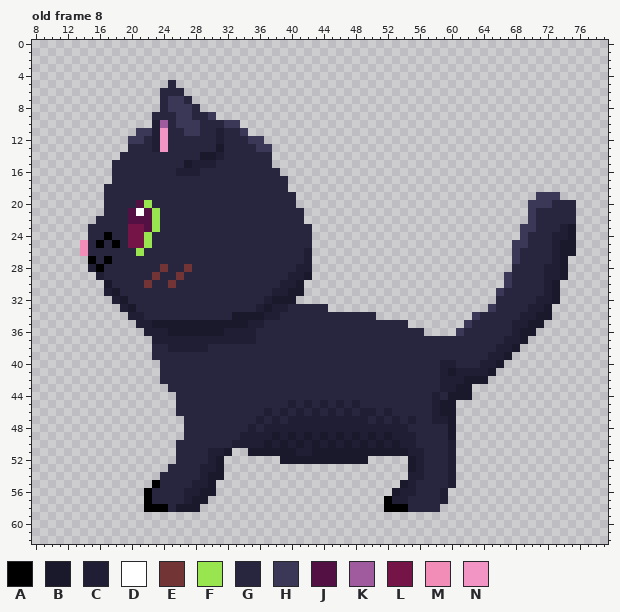
Pixel-art file, stored at assets/makkuro_sprite.aseprite. The picture above is the old version.
111x63 pixels, 8 frames. Colours within 5 levels of each other are drawn and written as one. Shown: old frame 8: x 8..79, y 0..62. The commit also changed other frames, which this record leaves out.
Palette (. is transparent): A #000000  B #1a192c  C #201e35  D #ffffff  E #723434  F #99e550  G #28263e  H #3a3757  J #521142  K #9f5b9d  L #751447  M #f18db6  N #f294c4
Pixels before, old frame 8 (only the part around the change), first column x 8:
 0 ........................................................................
 1 ........................................................................
 2 ........................................................................
 3 ........................................................................
 4 ........................................................................
 5 .................G......................................................
 6 ................GGG.....................................................
 7 ................GHHG....................................................
 8 ................GHHHG...................................................
 9 ...............GGGHHGGH.................................................
10 ...............CKGHHHGGGHH..............................................
11 .............HHCNGGHHGGCGGH.............................................
12 ............HHGCNGGGGGGCGGGHH...........................................
13 ............GGGCNGGGGGGBGGGGHH..........................................
14 ...........GGGGGGGGGGBBCGGGGGG..........................................
15 ..........GGGGGGGGGBCCCGGGGGGG..........................................
16 ..........GGGGGGGGCCCGGGGGGGGGG.........................................
17 ..........GGGGGGGGGGGGGGGGGGGGGG........................................
18 .........GGGGGGGGGGGGGGGGGGGGGGG........................................
19 .........GGGGGGGGGGGGGGGGGGGGGGGG..............................HHH......
20 .........GGGGJFGGGGGGGGGGGGGGGGGG.............................HHHGGG....
21 .........GGGJDJFGGGGGGGGGGGGGGGGGG............................HGGGGG....
22 ........GGGGJJJFGGGGGGGGGGGGGGGGGG............................HGGGGG....
23 .......GGGGGLLJFGGGGGGGGGGGGGGGGGGG..........................HHGGGCB....
24 .......GGAGGLLFGGGGGGGGGGGGGGGGGGGG..........................HGGGCCB....
25 ......MGAGAGLLFGGGGGGGGGGGGGGGGGGGG.........................HHGGGCBB....
26 ......MGGGGGGFGGGGGGGGGGGGGGGGGGGGC.........................HGGGGCBB....
27 .......AGAGGGGGGGGGGGGGGGGGGGGGGGGC.........................HGGGGCB.....
28 .......CAGGGGGGGEGGEGGGGGGGGGGGGGCC.........................GGGGCCB.....
29 ........CGGGGGGEGGEGGGGGGGGGGGGGCCB........................HGGGGCCB.....
30 .........BGGGGEGGEGGGGGGGGGGGGGCCB.........................HGGGGCB......
31 .........CBGGGGGGGGGGGGGGGGGGGCCBB........................HGGGGGCB......
32 ..........CBGGGGGGGGGGGGGGGGGCBBB.........................GGGGGCCB......
33 ...........CBGGGGGGGGGGGGGGGCBCCGGGGG....................HGGGGCCB.......
34 ............CCGGGGGGGGGGGBBBBCCGGGGGGGGGGGG............HGGGGGCCBB.......
35 .............CCBBBBBBBBBBBBCCGGGGGGGGGGGGGGGGGG.......HGGGGGCCBB........
36 ..............CCCBBBBBBBCCCCGGGGGGGGGGGGGGGGGGGGG....HGGGGGGCBB.........
37 ...............CCCCCCCCCCCCCGGGGGGGGGGGGGGGGGGGGGGGGGGGGGGGCCB..........
38 ...............GGCCCCCGGGGGGGGGGGGGGGGGGGGGGGGGGGGGGGGGGGGCCB...........
39 ...............GGGGGGGGGGGGGGGGGGGGGGGGGGGGGGGGGGGGGGGGGGCCB............
40 ................GGGGGGGGGGGGGGGGGGGGGGGGGGGGGGGGGGGCCGGGCCB.............
41 ................GGGGGGGGGGGGGGGGGGGGGGGGGGGGGGGGGGGCBCCCCB..............
42 ................GGGGGGGGGGGGGGGGGGGGGGGGGGGGGGGGGGGCCCBBB...............
43 .................GGGGGGGGGGGGGGGGGGGGGGGGGGGGGGGGGGCCBB.................
44 ..................GGGGGGGGGGGGGGGGGGGGGGGGGGGGGGGGCGBBB.................
45 ..................GGGGGGGGGGGGGGCGCGCGCGCGGGGGGGGGCBB...................
46 ..................GGGGGGGGGGGCGCGCGCGCGCGCCGCGGGGGCBB...................
47 ...................GGGGGGGGGCGCGCCCCCCCCCCGCGCGCGGCCB...................
48 ...................GGGGGGGGCGCCCCCCCCCCCCCCCCCCGGGGGB...................
49 ...................GGGGGGGCCCCBCBCBCBCBCBCBCBCCCGGGGB...................
50 ..................GGGGGGGCCCCBCBCBCBCBCBCBCBCBCCGGGGC...................
51 ..................GGGGCCB..BBBBBBCCBBBBBBBBBBBBCCGGGC...................
52 ..................GGGGCB.......BBBBBBBBBBB.....BCGGGC...................
53 .................GGGGCCB.......................BCGGGC...................
54 ................GGGGGCBB.......................CCGGGC...................
55 ...............AGGGGCCB.......................BCGGGGC...................
56 ..............AGGGGCCBB......................BCCGGGC....................
57 ..............AGGGGCBB......................ACCGGGGC....................
58 ..............AAAGBBB.......................AAAGGGG.....................
59 ........................................................................
60 ........................................................................
61 ........................................................................
62 ........................................................................
Once edited:
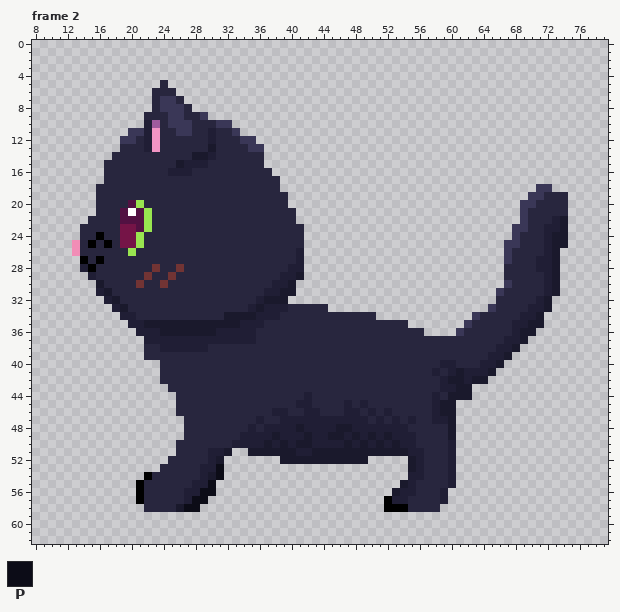
Colours new in this view: P #0c0c17
A new or re-ordered frame is compared with the old frame closest to it.
Edits made:
layer "spinwalk" now hidden
layer "walk" added
frames re-ordered
Changed rows in their new state; - is an unchanged pixel.
Frame 2 against old frame 8:
first column x 13:
 5 -----------G.--------------------------------------------------
 6 ----------G--.-------------------------------------------------
 7 ----------GH-G.------------------------------------------------
 8 ----------GH--G.-----------------------------------------------
 9 ---------G--H-G-H.---------------------------------------------
10 ---------CKGH--G--H-.------------------------------------------
11 -------H-CNG-H-G-CG-H.-----------------------------------------
12 ------H-GCNG-----CG--H-.---------------------------------------
13 ------G--CNG-----BG---H-.--------------------------------------
14 -----G---------B-CG-----.--------------------------------------
15 ----G--------BC--G------.--------------------------------------
16 ----G-------C--G---------.-------------------------------------
17 ----G---------------------.------------------------------------
18 ---G----------------------.-------------------------------HH---
19 ---G-----------------------.-----------------------------H-GGG-
20 ---G---JFG-----------------.----------------------------H-GG--.
21 ---G--JDJFG-----------------.---------------------------HG----.
22 --G---J--FG-----------------.---------------------------HG--CB.
23 -G----L-JFG------------------.-------------------------H-G-CCB.
24 -G-AG-L-FG-------------------.-------------------------HG--CBB.
25 MGAGAGL-FG-------------------.------------------------H-G--CB-.
26 MG-----FG-------------------C.------------------------HG---CB..
27 -AGAG-----------------------C.------------------------HG--CCB.-
28 -CAG------EG-EG------------C-.------------------------G---C-B.-
29 --CG-----EG-EG------------C-B.------------------------G-----B.-
30 ---BG---EG-EG------------C-B.----------------------------------
31 ---CBG------------------C-B-.----------------------------------
32 ----CBG----------------CB--.-------------------------------B.--
33 -----CBG--------------CBC--------------------------------------
34 ------C-G----------B---C-----------------------------------.---
35 -------C-B-----------C-----------------------------------------
36 --------C--B------C--------------------------------------------
37 ---------C-----------------------------------------------------
38 ---------G-C---------------------------------------------------
39 ---------G-----------------------------------------------------
41 ---------------------------------------------CGCB--------------
42 -----------------------------------------------BBC-------------
44 -----------------------------C---------------------------------
45 ---------------------------GC--G-GCGC--------------------------
46 ------------------------GC--GC--G--CG--------------------------
47 -------------------------GC------------------------------------
48 ----------------------------B----BB----------------------------
49 ---------------------------C---CB------------------------------
50 -----------------------------BC-C------------------------------
52 ------------G--------------------------------------------------
53 -----------G------P--------------------------------------------
54 ---------AG-------P--------------------------------------------
55 --------AGG------P---------------------------------------------
56 --------AG------PP---------------------------------------------
57 --------AG-----PP----------------------------------------------
58 ---------GGG--PP-----------------------------------------------
Pixel boxes of the changes (left, top, right, bottom) in both pictures:
changed: (72, 80, 312, 360)
changed: (504, 184, 576, 320)
changed: (432, 368, 472, 384)
changed: (264, 392, 368, 448)
changed: (136, 456, 224, 512)
